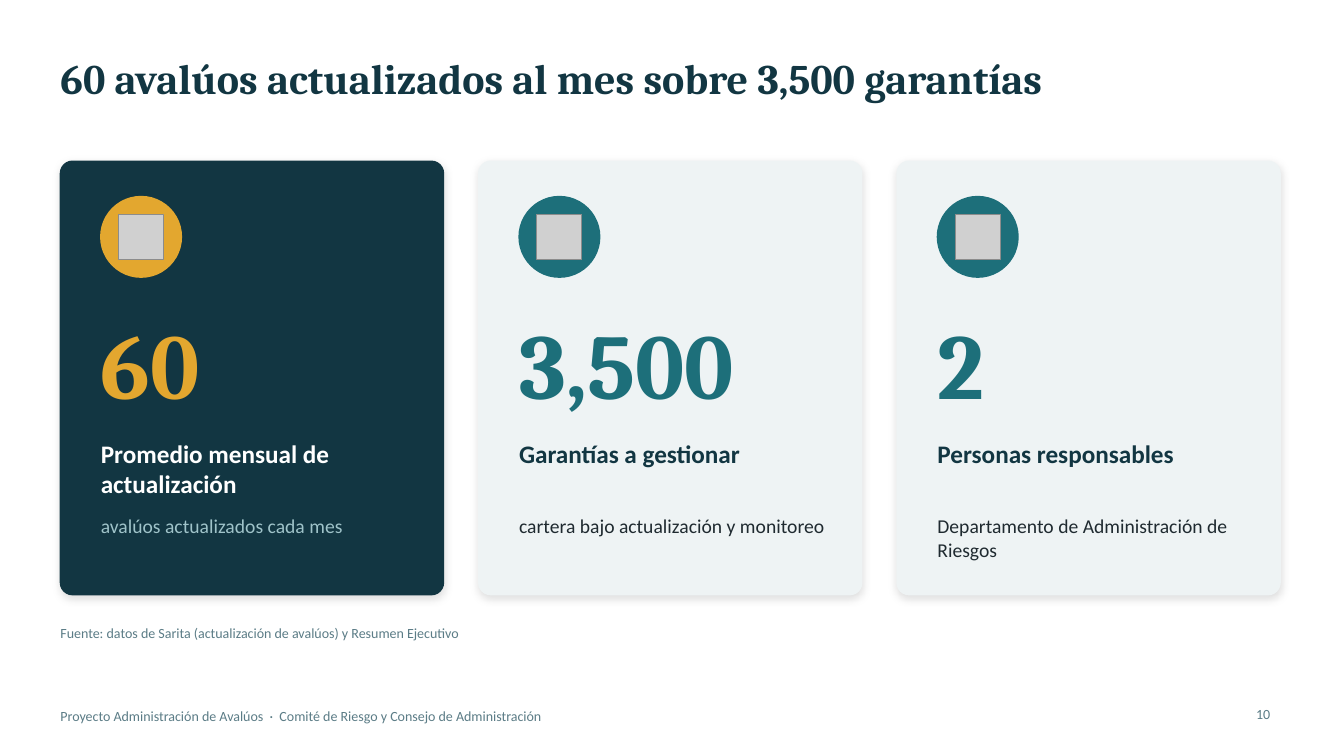
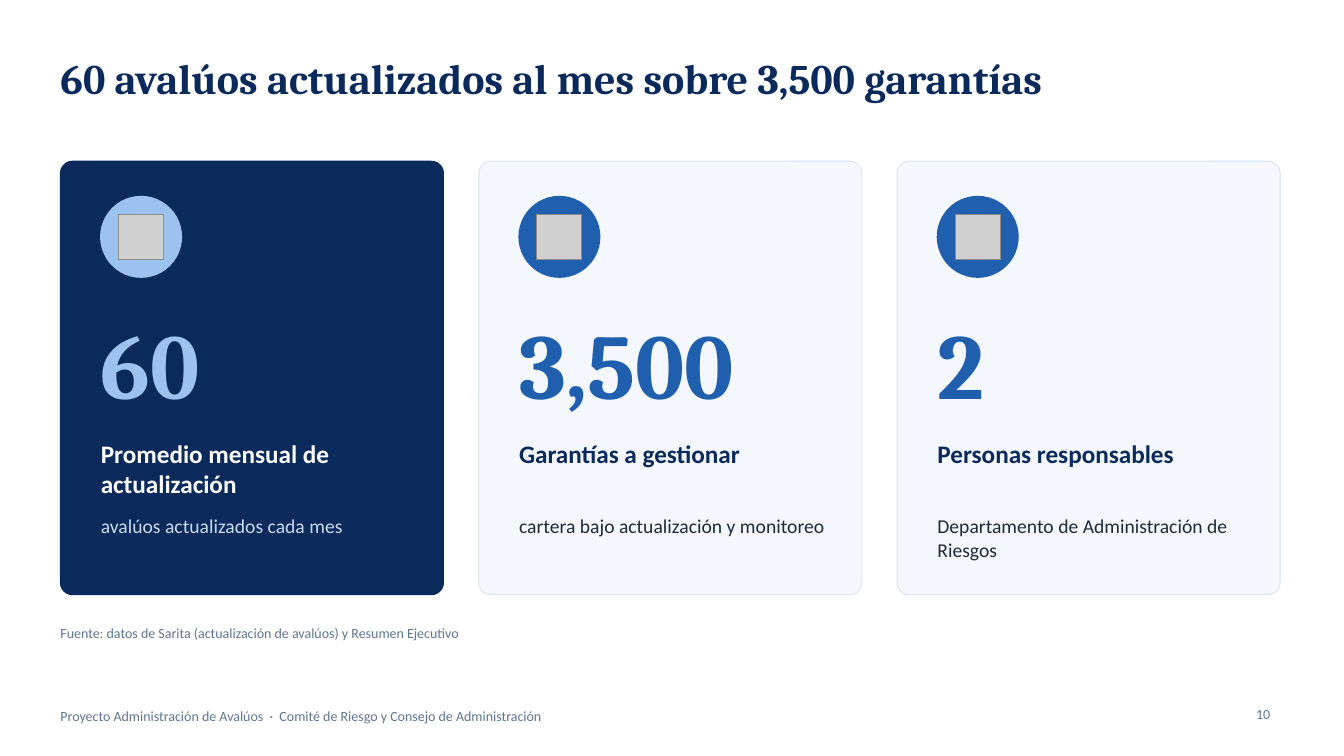
Before and after one commit to menjivar201280/riesgo, a slide deck: slide 10 of administracion-avaluos/Proyecto_Administracion_de_Avaluos.pptx. Drawn at 1344x756 pixels with LibreOffice and Linux fonts; fonts in the diff are those of the drawing; grey boxes stand for pictures. Boxes give left, top, right and bottom in pixels: in the first picture for what was removed or moved away, otherwise in the second. Text is boxed around its words. In the diff, an @@ line names an element or a change of style, - is before the commit and + after.

```diff
--- a/administracion-avaluos/Proyecto_Administracion_de_Avaluos.pptx
+++ b/administracion-avaluos/Proyecto_Administracion_de_Avaluos.pptx
@@ rounded rectangle at (60,161,444,595): fill #123642 to #0A2A5C; outline #123642 1 pt to #0A2A5C 0.75 pt; shadow off @@
@@ rounded rectangle at (479,161,862,595): fill #EEF3F4 to #F4F7FB; outline #EEF3F4 1 pt to #DCE5F0 0.75 pt; shadow off @@
@@ rounded rectangle at (897,161,1280,595): fill #EEF3F4 to #F4F7FB; outline #EEF3F4 1 pt to #DCE5F0 0.75 pt; shadow off @@
@@ ellipse at (101,197,181,277): fill #E3A72F to #9CC3F0; outline #E3A72F 1 pt to #9CC3F0 1 pt @@
@@ ellipse at (519,197,600,277): fill #1D6F7A to #1F5FAE; outline #1D6F7A 1 pt to #1F5FAE 1 pt @@
@@ ellipse at (938,197,1018,277): fill #1D6F7A to #1F5FAE; outline #1D6F7A 1 pt to #1F5FAE 1 pt @@
@@ text "60" at (101,336,200,400): text colour #E3A72F to #9CC3F0 @@
@@ text "3,500" at (519,336,734,412): text colour #1D6F7A to #1F5FAE @@
@@ text "2" at (937,336,984,399): text colour #1D6F7A to #1F5FAE @@
@@ text colour #123642 to #0A2A5C in 3 elements at (60,64,1042,104), (519,445,740,468), (937,445,1174,467) @@
@@ text "avalúos actualizados cada mes" at (101,519,342,533): text colour #9FC3C9 to #C9DBF2 @@
```
Also in this commit, not shown: 15 other slides changed.
